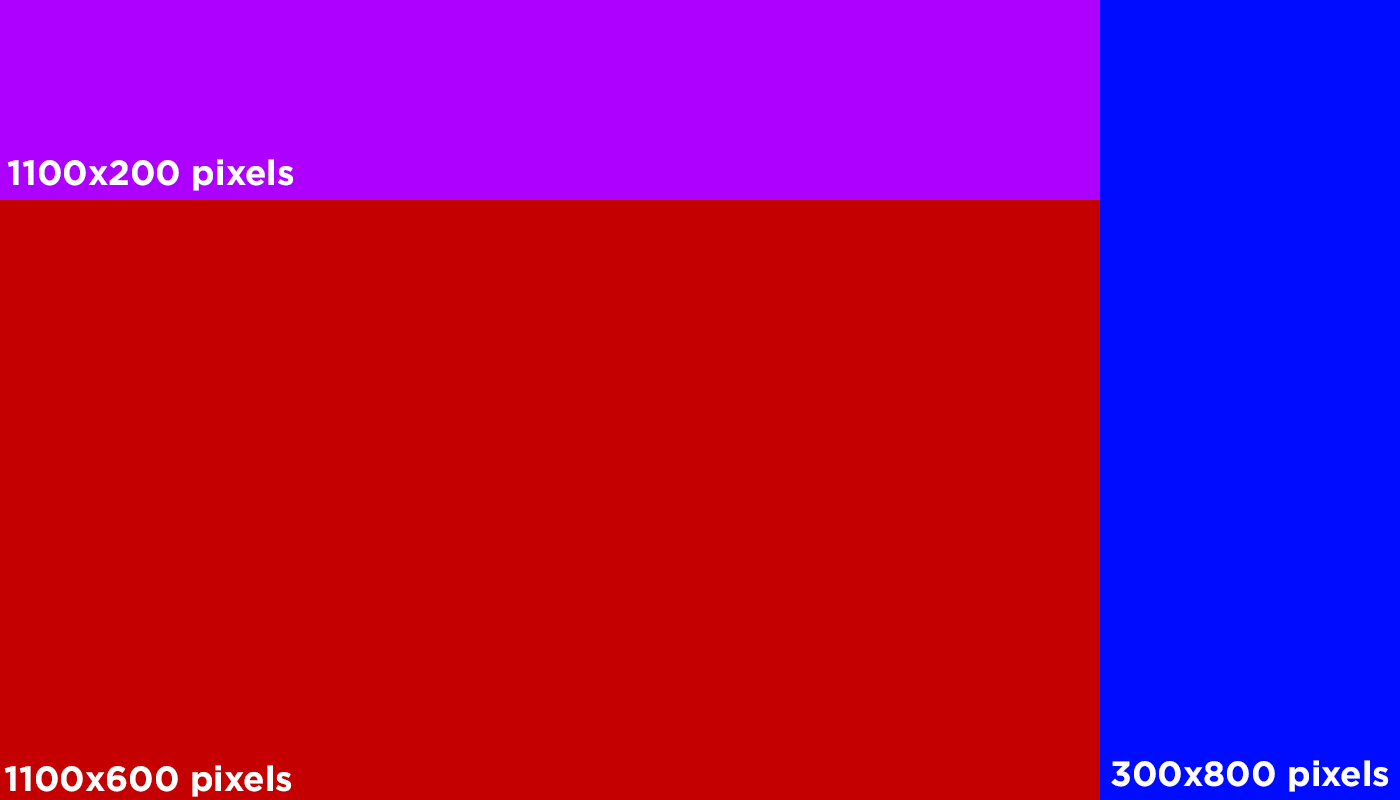
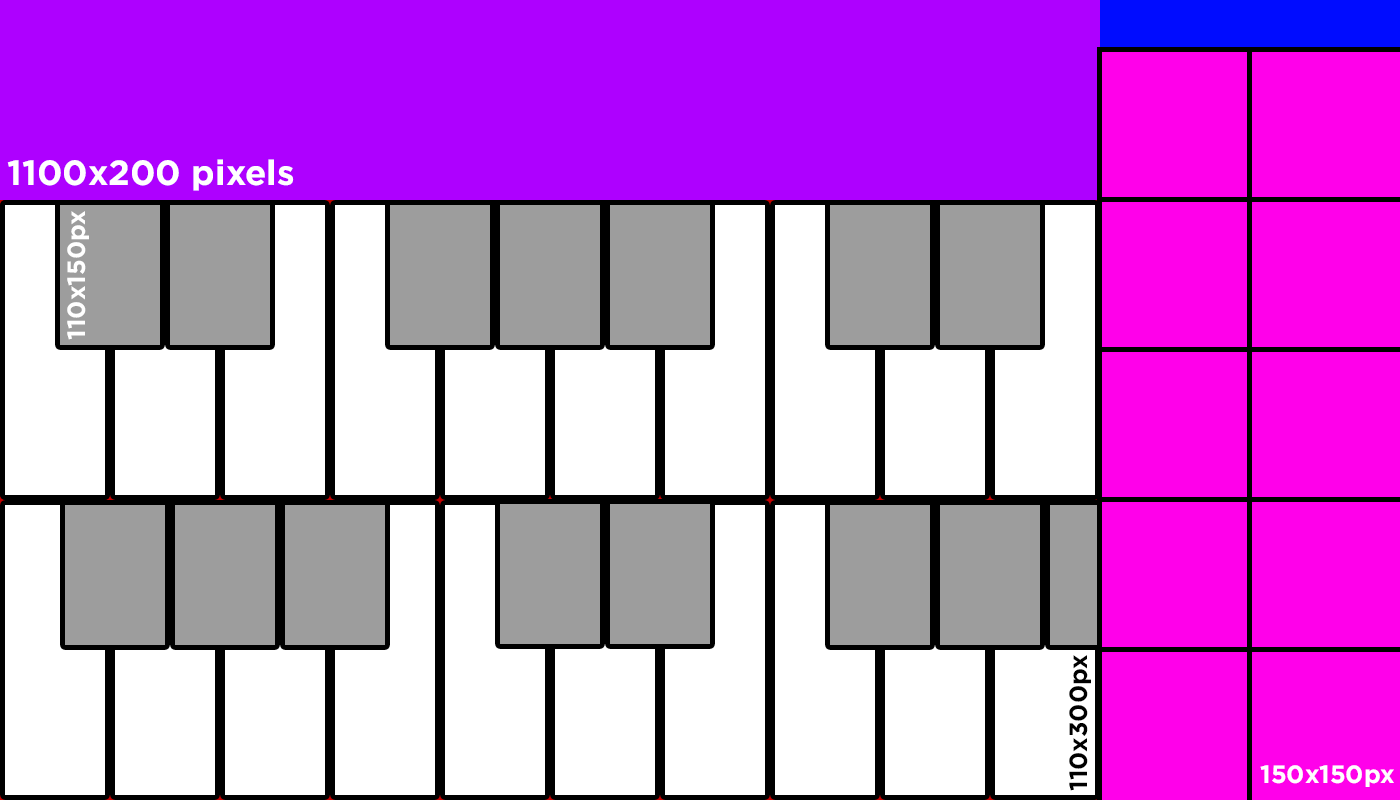
The second 1400×800 image is a revision of the first. Changes to its layers:
added group "Beat Boxes" with 12 layers above "Keyboard" over (1097, 47, 1400, 800)
added layer "Borders" in group "Beat Boxes" over (1097, 47, 1400, 800)
added layer "Beat Box copy 9" in group "Beat Boxes" over (1100, 50, 1250, 200)
added layer "Beat Box copy 8" in group "Beat Boxes" over (1250, 50, 1400, 200)
added layer "Beat Box copy 7" in group "Beat Boxes" over (1100, 200, 1250, 350)
added layer "Beat Box copy 6" in group "Beat Boxes" over (1250, 200, 1400, 350)
added layer "Beat Box copy 5" in group "Beat Boxes" over (1100, 350, 1250, 500)
added layer "Beat Box copy 4" in group "Beat Boxes" over (1250, 350, 1400, 500)
added layer "Beat Box copy 3" in group "Beat Boxes" over (1100, 500, 1250, 650)
added layer "Beat Box copy 2" in group "Beat Boxes" over (1250, 500, 1400, 650)
added group "Keyboard" with 14 layers above "Dimensions" over (0, 200, 1155, 800)
added group "Black Keys" with 8 layers in group "Keyboard" over (60, 200, 1155, 650)
added layer "3blackeys copy" in group "Black Keys" over (60, 500, 390, 650)
added layer "3blackeys copy 2" in group "Black Keys" over (825, 500, 1155, 650)
added layer "3blackeys" in group "Black Keys" over (385, 200, 715, 350)
added layer "2blackeys copy" in group "Black Keys" over (495, 499, 715, 649)
added layer "2blackeys" in group "Black Keys" over (825, 200, 1045, 350)
added group "White Keys" with 4 layers in group "Keyboard" over (0, 200, 1100, 800)
added layer "Top Row copy" in group "White Keys" over (0, 500, 1100, 800)
added layer "Top Row" in group "White Keys" over (0, 200, 1100, 500)
added layer "Key" in group "White Keys" over (5, 205, 105, 495)
added group "Dimensions" with 6 layers above "Background" over (0, 47, 1400, 800)
moved "Layer 2" into group "Dimensions" over (1100, 47, 1400, 800)
moved "Layer 1" into group "Dimensions" over (0, 200, 1100, 800)
…and 10 more changes (7 added, 3 stack)
